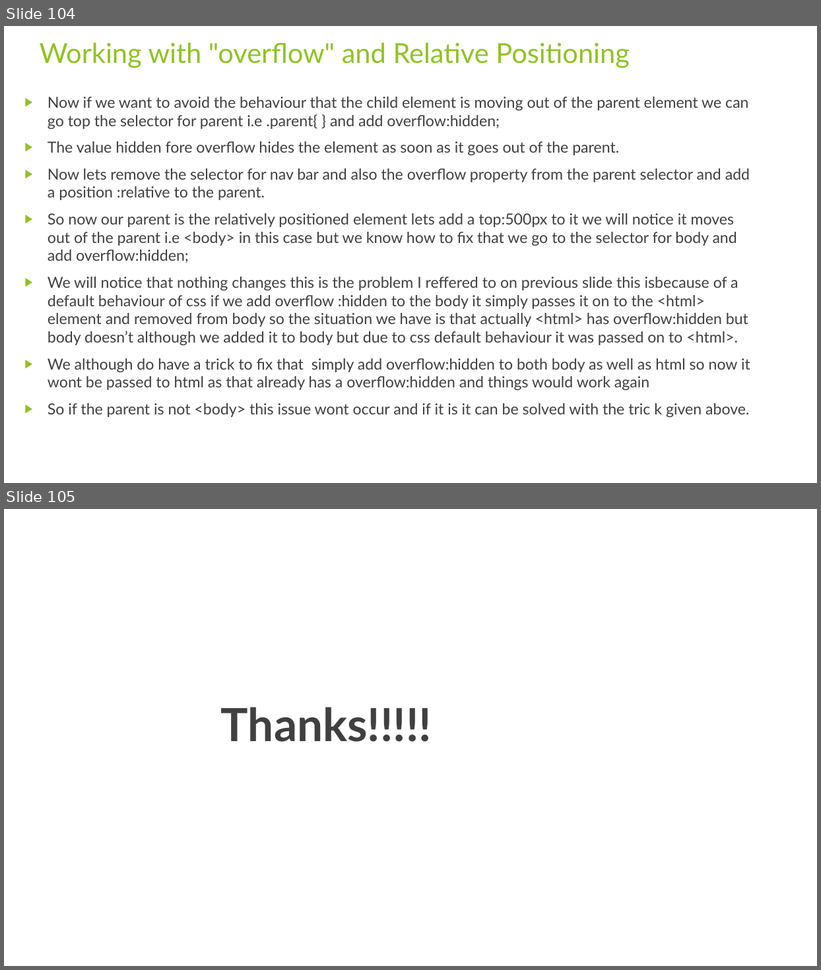
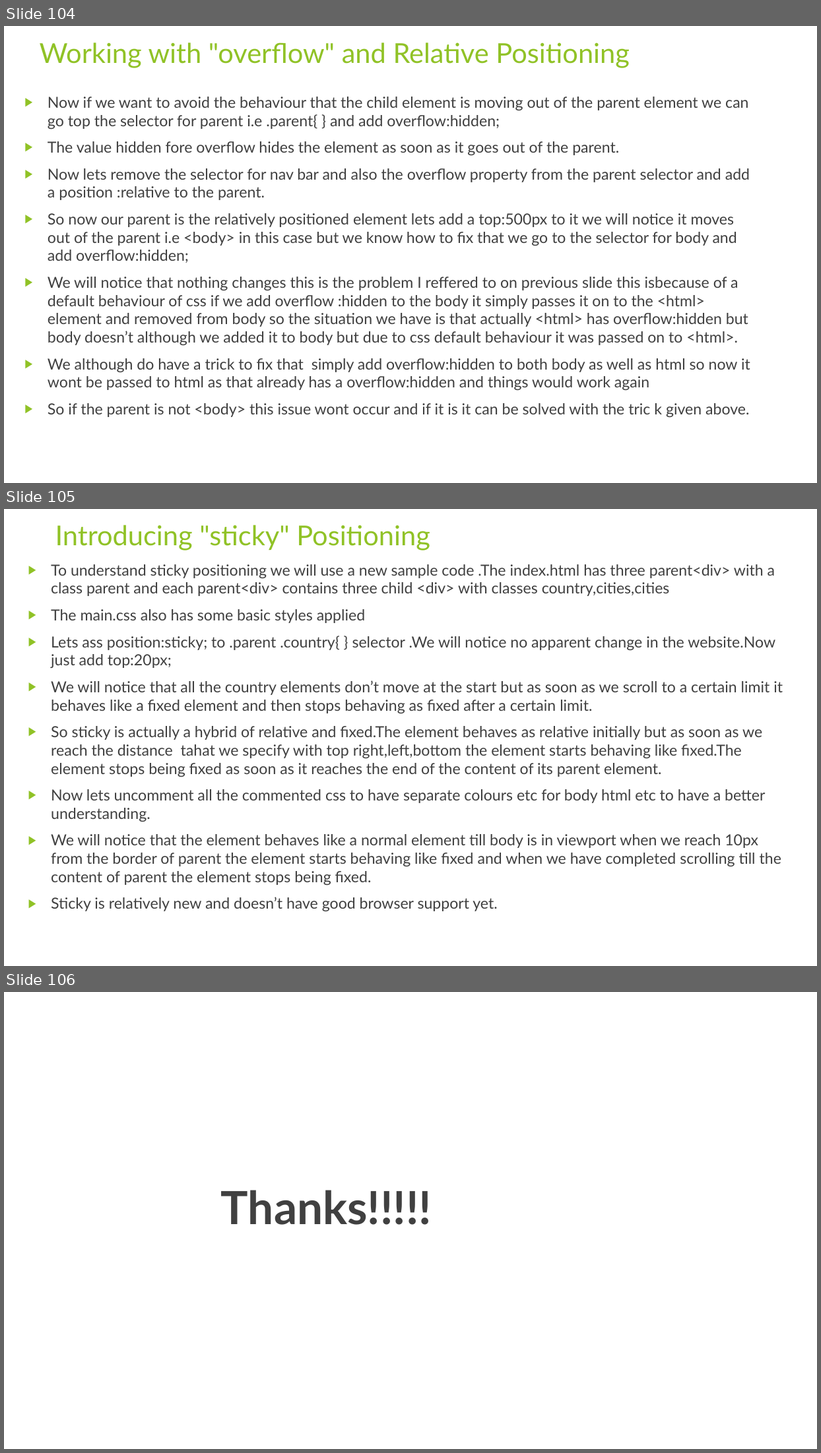
Before and after one commit to rudhrainfogain/CSS, a slide deck: PPT/Css-v6.pptx. Shown one above the other, each under a label of ours: slides 104 and 105 before the commit, slides 104, 105 and 106 after it. The pictures are 821x970 and 821x1453 pixels, drawn with LibreOffice and Linux fonts; fonts in the diff are those of the drawing. Boxes give left, top, right and bottom in pixels: in the first picture for what was removed or moved away, otherwise in the second. Text is boxed around its words. In the diff, an @@ line names an element or a change of style, - is before the commit and + after.

Commit message:
Sticky

```diff
--- a/PPT/Css-v6.pptx
+++ b/PPT/Css-v6.pptx
@@ slide 105 added at <box>4,509,817,966</box>, background #FFFFFF @@
@@ title added at <box>55,525,430,551</box>, 32.4 pt, text #90C226 @@
+Introducing "sticky" Positioning
@@ text added at <box>51,564,783,912</box>, 18 pt, text #404040 @@
+▶ To understand sticky positioning we will use a new sample code .The index.html has three parent<div> with a class parent and each parent<div> contains three child <div> with classes country,cities,cities
+▶ The main.css also has some basic styles applied
+▶ Lets ass position:sticky; to .parent .country{ } selector .We will notice no apparent change in the website.Now just add top:20px;
+▶ We will notice that all the country elements don’t move at the start but as soon as we scroll to a certain limit it behaves like a fixed element and then stops behaving as fixed after a certain limit.
+▶ So sticky is actually a hybrid of relative and fixed.The element behaves as relative initially but as soon as we reach the distance tahat we specify with top right,left,bottom the element starts behaving like fixed.The element stops being fixed as soon as it reaches the end of the content of its parent element.
+▶ Now lets uncomment all the commented css to have separate colours etc for body html etc to have a better understanding.
+▶ We will notice that the element behaves like a normal element till body is in viewport when we reach 10px from the border of parent the element starts behaving like fixed and when we have completed scrolling till the content of parent the element stops being fixed.
+▶ Sticky is relatively new and doesn’t have good browser support yet.
@@ what was slide 105 is now slide 106 @@
```
Also in this commit, not shown: 2 other files.
